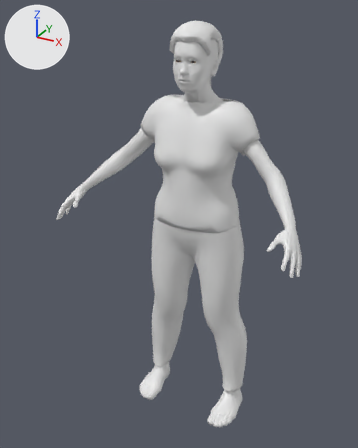
Renders of the glTF model corpos/corpo-idoso-f-magro.glb from each side of a commit.
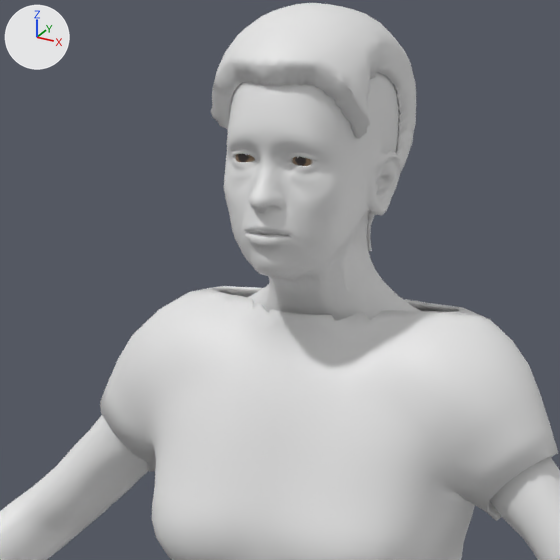
Each version is shown whole from a 50 mm camera at (0.925, -1.745, 0.972) aimed at (-0.061, 0.047, 0.076), then close up on the part from 32% to 73% of the width and 4% to 37% of the height. The axes (+X, +Y, +Z) are drawn at upper left. The lights are the same throughout. The older version's two pictures come first. Vertices at exactly the same position are counted once.

Names of what the first close-up shows: 'cabelo', 'camiseta', 'pele' and 1 more.
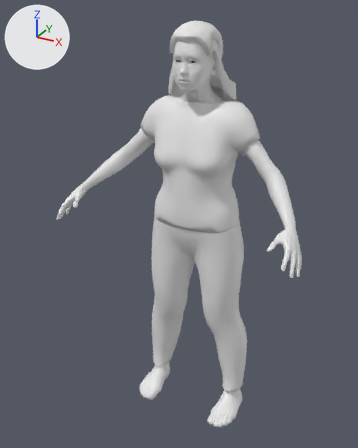
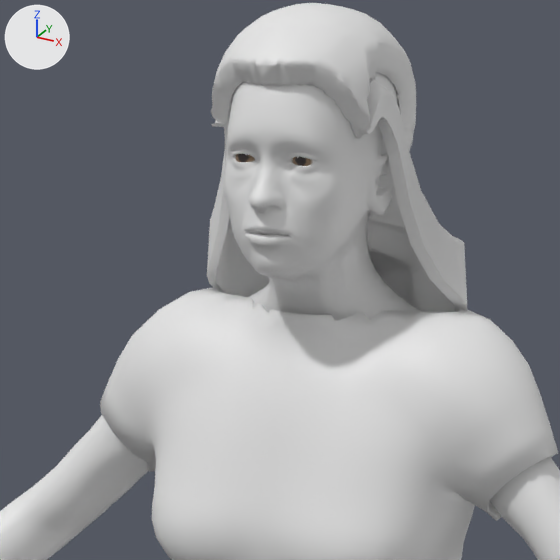
The change, as JSON lines over the scene's bpy script:
```json
{"block": "me_cabelo", "where": "# used by ob_cabelo; location = (0.0, 0.0, 0.0)"}
{"op": "remove", "block": "me_cabelo", "code": "me_cabelo.from_pydata(...)  # 1681 vertices, 3341 faces; spans x -0.088..0.088, y -0.029..0.197, z 0.679..0.921"}
{"op": "add", "block": "me_cabelo", "code": "me_cabelo.from_pydata(...)  # 5061 vertices, 10097 faces; spans x -0.155..0.155, y -0.029..0.197, z 0.505..0.921"}
{"block": "me_cabelo", "change": "me_cabelo part 1: a new loose piece of 3380 vertices spanning x -0.155..0.155, y 0.016..0.195, z 0.505..0.854"}
```

Where the change shows, as pixel boxes (x1, y1, x2, y2) in the close-ups (560 x 560 px):
```json
{"object": "cabelo", "change": "reshaped", "before": [211, 3, 416, 252], "after": [207, 3, 467, 312]}
{"part": 1, "of": "me_cabelo", "change": "added", "after": [207, 78, 467, 312]}
```
